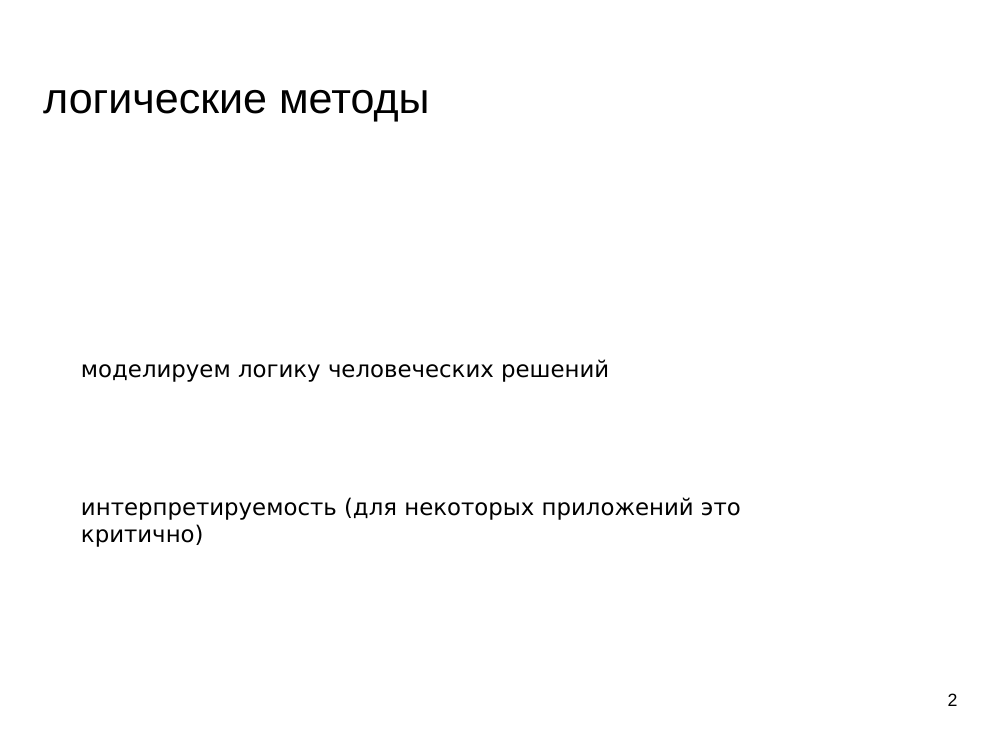
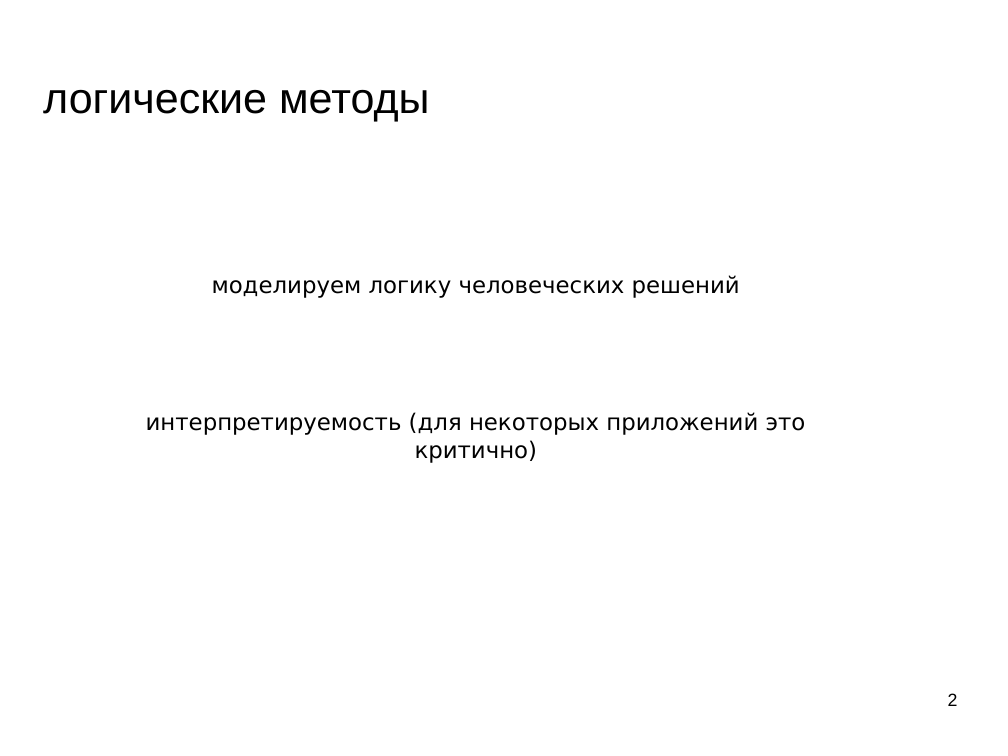
Before and after one commit to mechanoid5/ml_lectorium_legacy, a slide deck: slide 2 of 06-logical.odp. Drawn at 1008x756 pixels with LibreOffice and Linux fonts; fonts in the diff are those of the drawing; background and template pictures are left out. Boxes give left, top, right and bottom in pixels: in the first picture for what was removed or moved away, otherwise in the second. Text is boxed around its words. In the diff, an @@ line names an element or a change of style, - is before the commit and + after.

```diff
--- a/06-logical.odp
+++ b/06-logical.odp
@@ text "моделируем логику человеческих решений": place and size @@
-text "моделируем логику человеческих решений" at [81,359,741,547]
+text "моделируем логику человеческих решений" at [146,275,806,463]
@@ text "моделируем логику человеческих решений" at [146,275,806,463]: alignment left to centre @@
```
Also in this commit, not shown: 19 other slides changed, 1 slide added, 12 slides removed, 1 other file.
